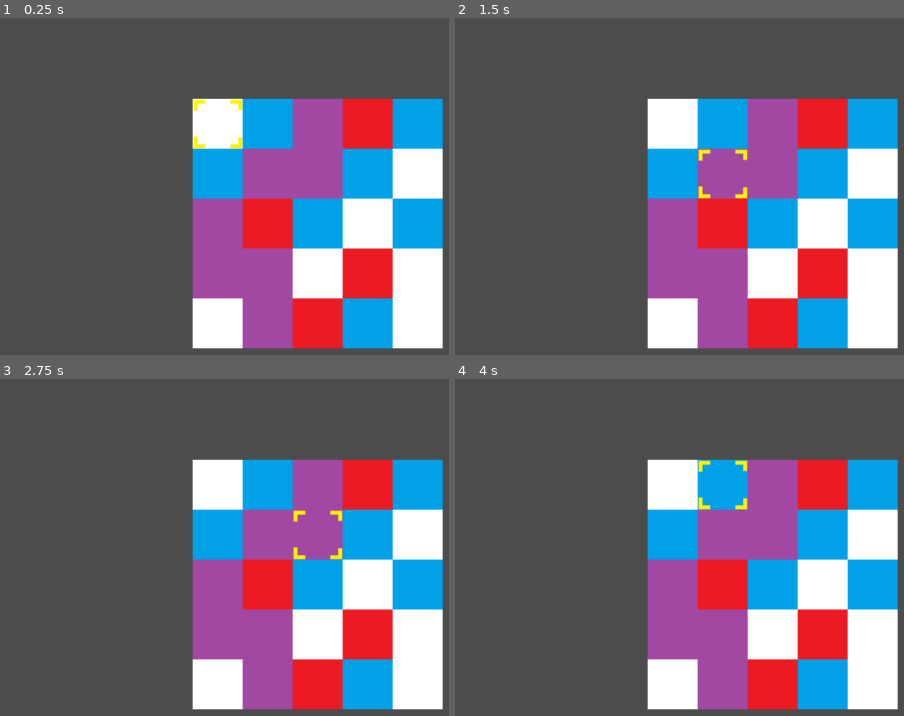
Above: before the commit, frames 1-4 (two rows, left to right).
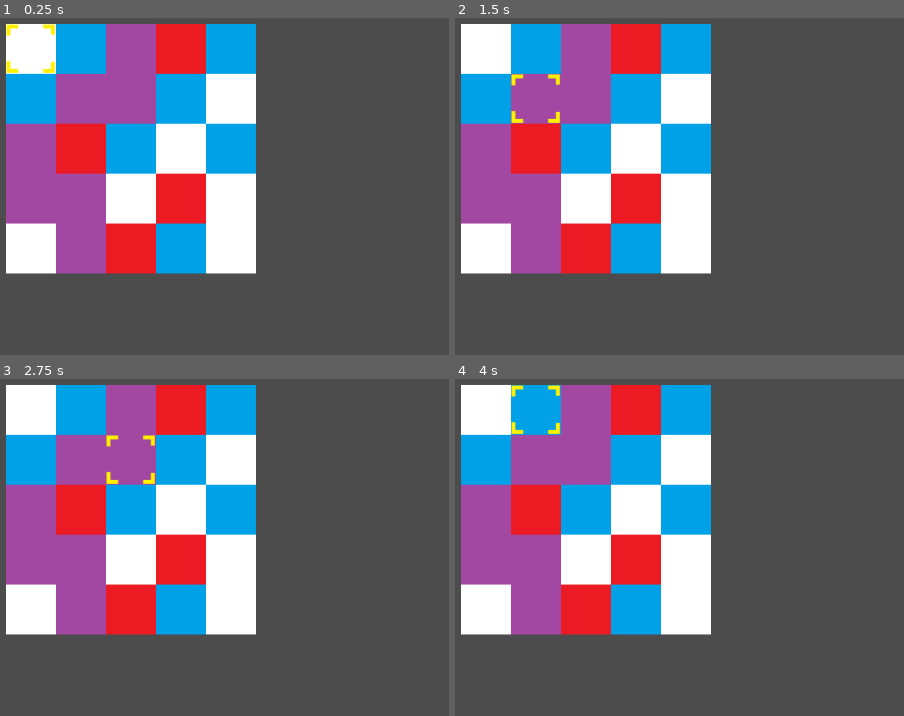
Above: after the commit, the same moments.

Repository: NolanWhitecotton/TilsVersus
Game: Godot game, scene res://scripts/board.tscn
Two runs of this game, one before a commit and one after it. Both use one fixed random seed, a clock stepped at 60 frames per second and the inputs below.
Inputs:
- Up to frame 1 (0.25 s): no input
- Up to frame 2 (1.5 s): tap Enter at 0.5 s; hold D (cursor_right) 0.53-1.28 s; tap Shift (select_move) at 0.6, 1.35 s; tap Space at 1.25 s; hold S (cursor_down) from 1.28 s (still down)
- Up to frame 3 (2.75 s): tap Enter at 2 s; release S (cursor_down) at 2.03 s; hold D (cursor_right) from 2.03 s (still down); tap Shift (select_move) at 2.1 s
- Up to frame 4 (4 s): tap Space at 2.75 s; release D (cursor_right) at 2.78 s; hold W (cursor_up) 2.78-3.53 s; tap Shift (select_move) at 2.85, 3.6 s; tap Enter at 3.5 s; hold A (cursor_left) from 3.53 s (still down)

The runs differ from the first frame. In frame 1, 74% of the frame differs, in the area x 1-99%, y 1-99%; in frame 2, 74%; in frame 3, 74%; in frame 4, 74%.

Commit message:
Right wrapping now functions

Diff:
--- a/YoshisCookie/board.gd
+++ b/YoshisCookie/board.gd
@@ -76,7 +76,6 @@
 		print("MOVE: linetype=" + str(lineType) + " linePos="
 			+ str(linePosition) + " dir=" + str(lineDirection));
 
-
 func handleAnimationMotion():
 	if movingAnimationInProgress != 0:
 		if movingAnimationInProgress == 5: # if animation should end
@@ -86,11 +85,14 @@
 			if(animationLineType==type.row):
 				# TODO generealize this to work on other row and on cols
 				# update cookies
-				var tempCookie = cookies[BOARD_SIZE-1][0];
+				print("temp = " + str(BOARD_SIZE-1))
+				var tempCookie = cookies[BOARD_SIZE-1][animationLinePosition];
 				for curCookie in range(BOARD_SIZE-2, -1, -1):
 					print("Rotating: " + str(curCookie+1) + " = " + str(curCookie))
-					cookies[curCookie+1][0] = cookies[curCookie][0];
-				cookies[0][0] = tempCookie; #todo make this line check the row
+					cookies[curCookie+1][animationLinePosition] = cookies[curCookie][animationLinePosition];
+
+				print("Wrapping: " + str(0) + " = temp")
+				cookies[0][animationLinePosition] = tempCookie; #todo make this line check the row
 
 				# wrap real edge cookie
 				tempCookie.get_node("cookie").position.x -= 64*BOARD_SIZE*animationLineDirection;
--- a/YoshisCookie/scripts/board.tscn
+++ b/YoshisCookie/scripts/board.tscn
@@ -4,7 +4,7 @@
 [ext_resource path="res://sprites/cursor.png" type="Texture" id=3]
 
 [node name="board" type="Node2D"]
-position = Vector2( 500.31, 265.425 )
+position = Vector2( 260.698, 168.872 )
 script = ExtResource( 1 )
 
 [node name="cookies" type="Node2D" parent="."]
--- a/YoshisCookie/scripts/cookie.gd
+++ b/YoshisCookie/scripts/cookie.gd
@@ -1,16 +1,9 @@
 extends Node
-
-
-# Declare member variables here. Examples:
-# var a = 2
-# var b = "text"
 
 
 # Called when the node enters the scene tree for the first time.
 func _ready():
 	pass;
 
-
-# Called every frame. 'delta' is the elapsed time since the previous frame.
-#func _process(delta):
-#	pass
+func _draw():
+	pass;
--- a/YoshisCookie/scripts/cookie.tscn
+++ b/YoshisCookie/scripts/cookie.tscn
@@ -1,8 +1,13 @@
-[gd_scene load_steps=2 format=2]
+[gd_scene load_steps=3 format=2]
 
 [ext_resource path="res://sprites/red.png" type="Texture" id=1]
+[ext_resource path="res://scripts/cookie.gd" type="Script" id=2]
 
 [node name="Node" type="Control"]
+script = ExtResource( 2 )
+__meta__ = {
+"_edit_use_anchors_": false
+}
 
 [node name="cookie" type="Sprite" parent="."]
 texture = ExtResource( 1 )
